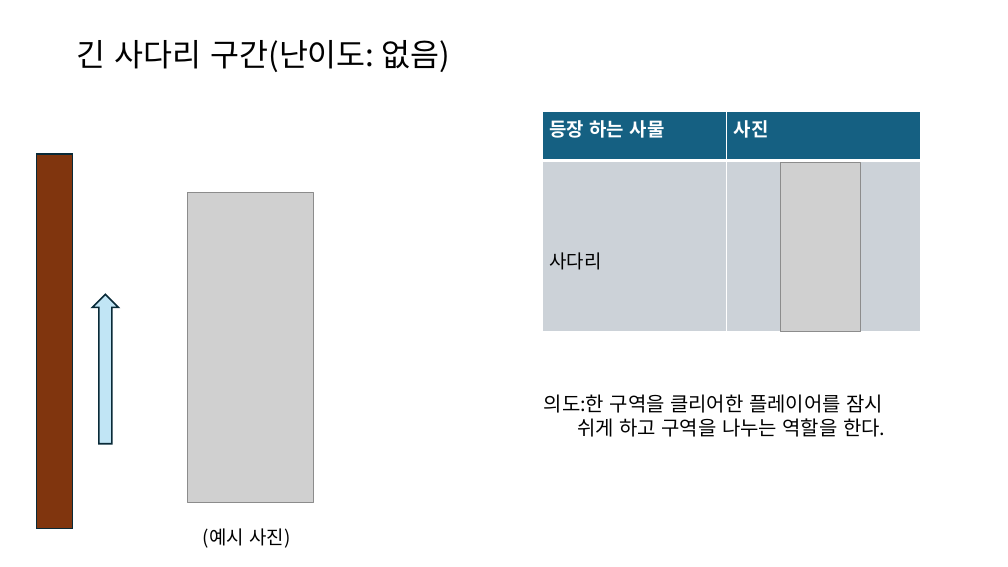
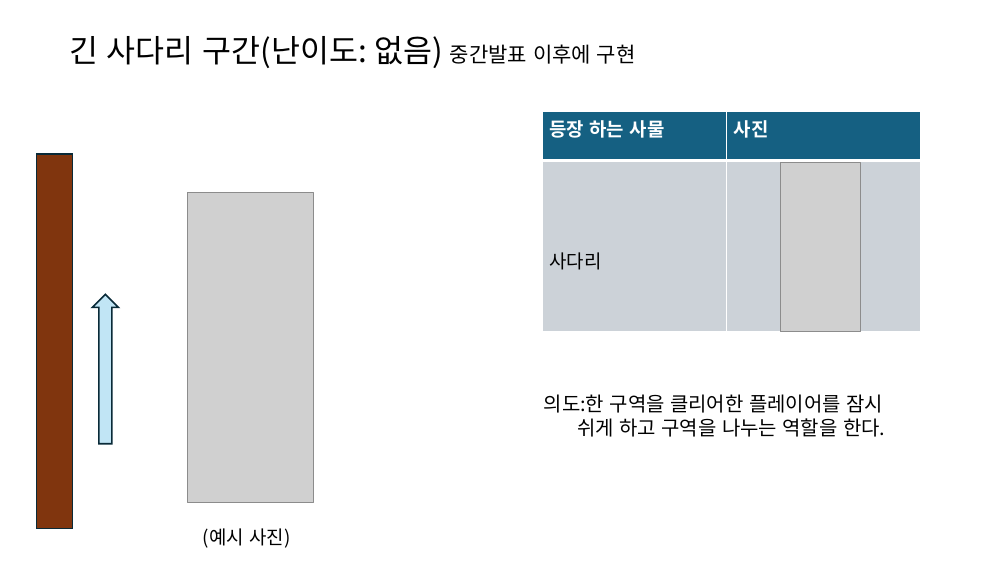
Before and after one commit to Taehyeon88/Team7_SupperUp, a slide deck: slide 9 of 레벨 디자인 기획서/Supper Up 레벨 만들기.pptx (slide 8 before the commit). Drawn at 1008x567 pixels with LibreOffice and Linux fonts; fonts in the diff are those of the drawing; grey boxes stand for pictures. Boxes give left, top, right and bottom in pixels: in the first picture for what was removed or moved away, otherwise in the second. Text is boxed around its words. In the diff, an @@ line names an element or a change of style, - is before the commit and + after.

```diff
--- a/레벨 디자인 기획서/Supper Up 레벨 만들기.pptx
+++ b/레벨 디자인 기획서/Supper Up 레벨 만들기.pptx
@@ title at bbox=[69, 36, 636, 68]: text changed @@
-긴 사다리 구간(난이도: 없음)
+긴 사다리 구간(난이도: 없음) 중간발표 이후에 구현
```
Also in this commit, not shown: 11 slides added.
